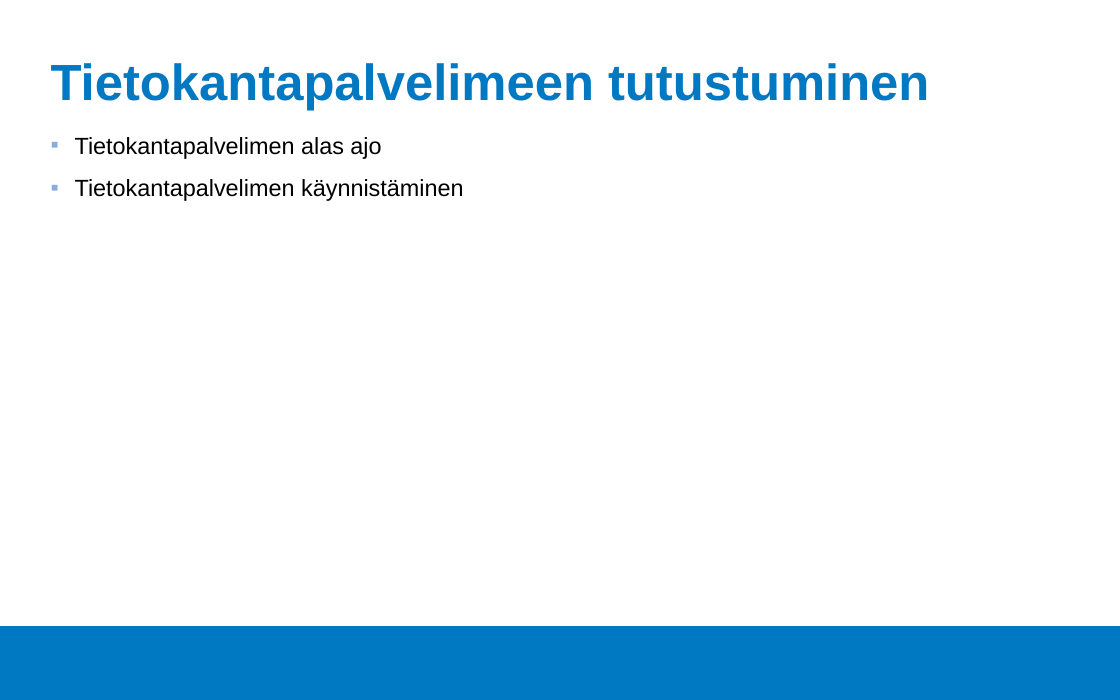
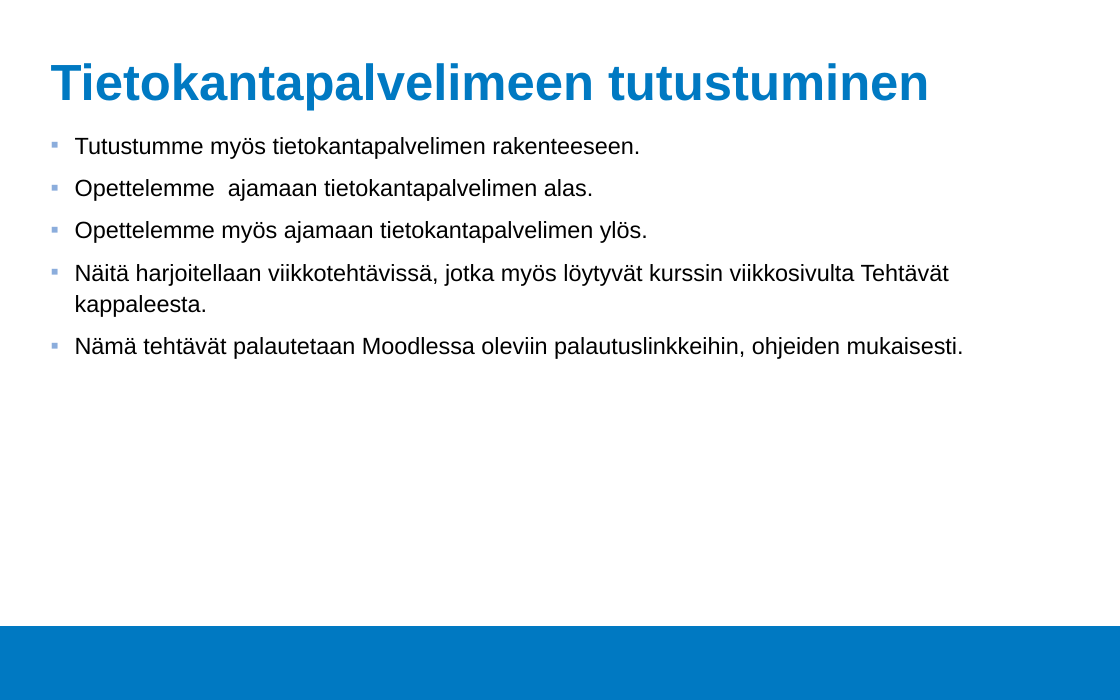
Before and after one commit to Tietokantahallinta/Tietokantahallinta.github.io, a slide deck: slide 6 of luennot/viikko01/Luentokalvot_01.odp (slide 5 before the commit). Drawn at 1120x700 pixels with LibreOffice and Linux fonts; fonts in the diff are those of the drawing; background and template pictures are left out. Boxes give left, top, right and bottom in pixels: in the first picture for what was removed or moved away, otherwise in the second. Text is boxed around its words. In the diff, an @@ line names an element or a change of style, - is before the commit and + after.

```diff
--- a/luennot/viikko01/Luentokalvot_01.odp
+++ b/luennot/viikko01/Luentokalvot_01.odp
@@ text at bbox=[75, 137, 964, 359]: text changed @@
-▪ Tietokantapalvelimen alas ajo
-▪ Tietokantapalvelimen käynnistäminen
+▪ Tutustumme myös tietokantapalvelimen rakenteeseen.
+▪ Opettelemme ajamaan tietokantapalvelimen alas.
+▪ Opettelemme myös ajamaan tietokantapalvelimen ylös.
+▪ Näitä harjoitellaan viikkotehtävissä, jotka myös löytyvät kurssin viikkosivulta Tehtävät kappaleesta.
+▪ Nämä tehtävät palautetaan Moodlessa oleviin palautuslinkkeihin, ohjeiden mukaisesti.
```
Also in this commit, not shown: 6 other slides changed, 2 slides added, 2 other files.
